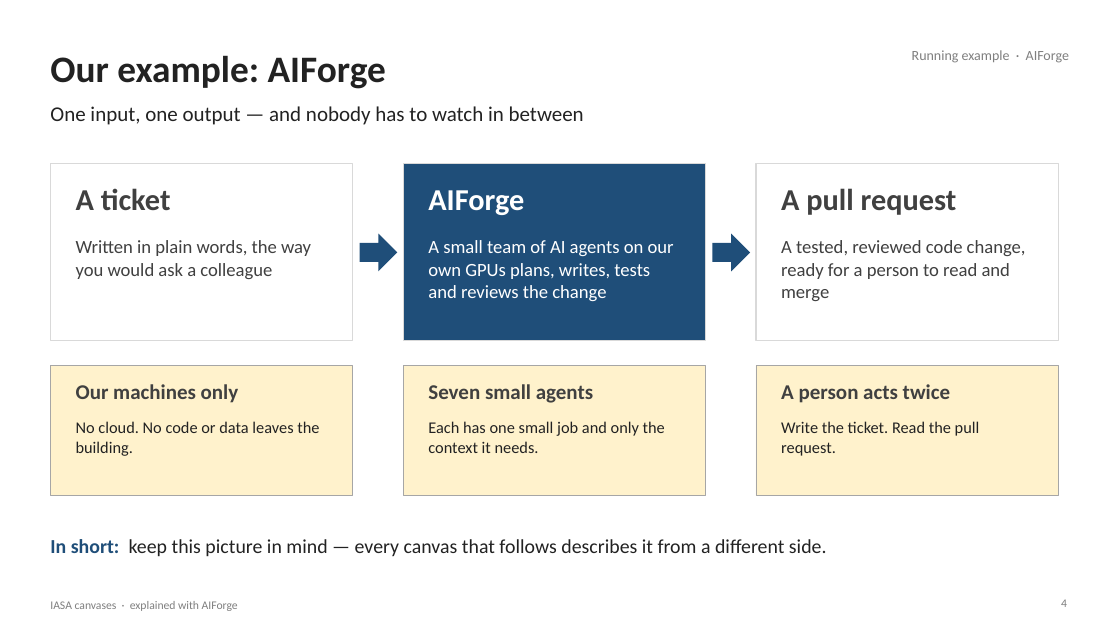
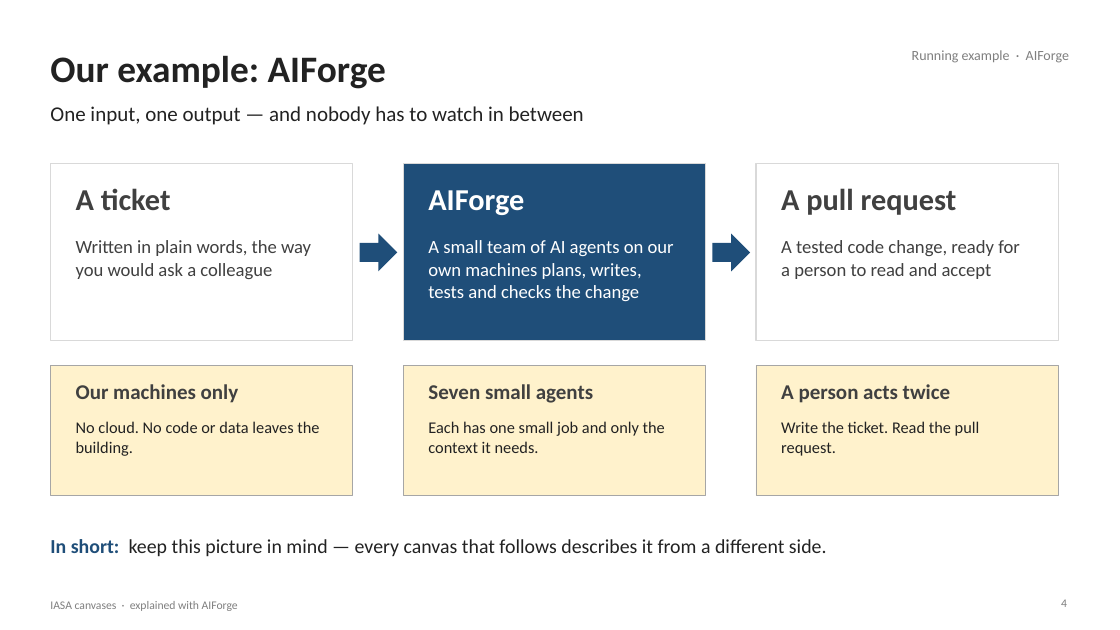
Before and after one commit to Manikanta-Reddy-Pasala/tools, a slide deck: slide 4 of course/iasa-aiforge/IASA-Canvases-with-AIForge.pptx. Drawn at 1120x630 pixels with LibreOffice and Linux fonts; fonts in the diff are those of the drawing. Boxes give left, top, right and bottom in pixels: in the first picture for what was removed or moved away, otherwise in the second. Text is boxed around its words. In the diff, an @@ line names an element or a change of style, - is before the commit and + after.

```diff
--- a/course/iasa-aiforge/IASA-Canvases-with-AIForge.pptx
+++ b/course/iasa-aiforge/IASA-Canvases-with-AIForge.pptx
@@ text at <box>428,240,674,301</box>: text changed @@
-A small team of AI agents on our own GPUs plans, writes, tests and reviews the change
+A small team of AI agents on our own machines plans, writes, tests and checks the change
@@ text at <box>781,240,1020,279</box>: text changed @@
-A tested, reviewed code change, ready for a person to read and merge
+A tested code change, ready for a person to read and accept
```
Also in this commit, not shown: 16 other slides changed, 2 other files.
